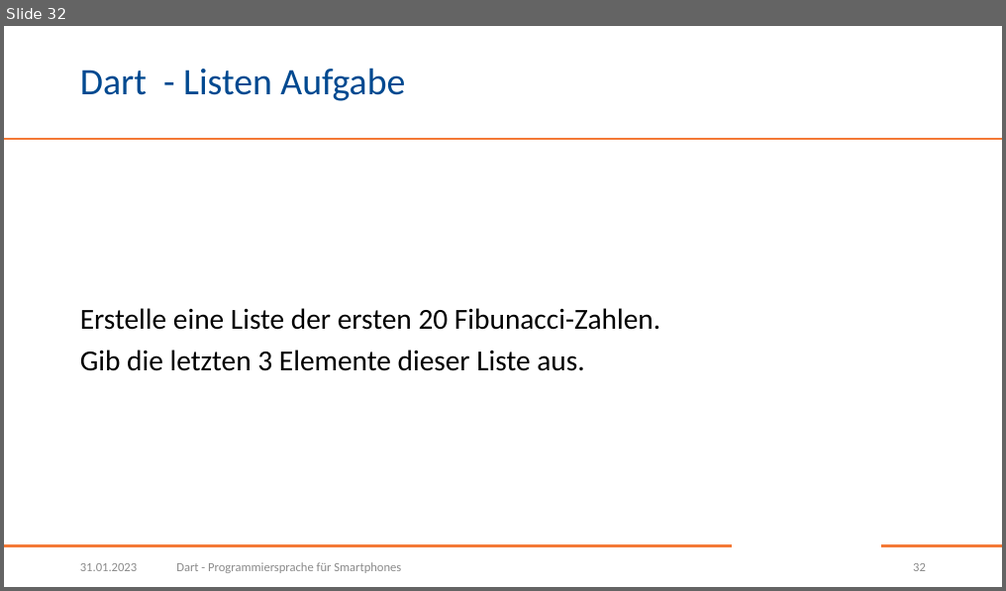
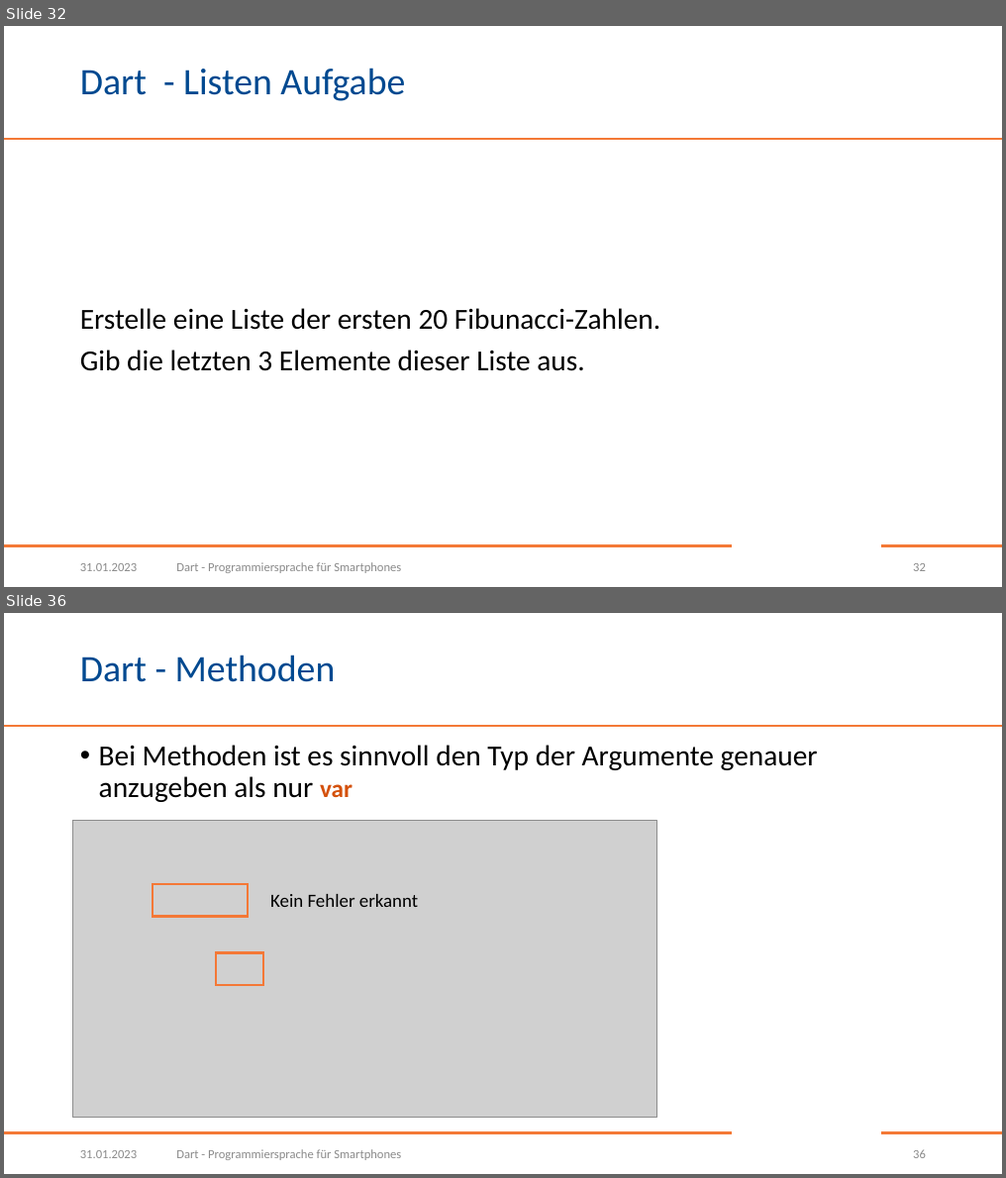
Before and after one commit to BogyMitutoyoCTL/DecisionMakingApp, a slide deck: presentations/Dart.pptx. Shown one above the other, each under a label of ours: slide 32 before the commit, slides 32 and 36 after it; the slides between them are not shown. The pictures are 1006x591 and 1006x1178 pixels, drawn with LibreOffice and Linux fonts; fonts in the diff are those of the drawing; grey boxes stand for pictures; background and template pictures are left out. Boxes give left, top, right and bottom in pixels: in the first picture for what was removed or moved away, otherwise in the second. Text is boxed around its words. In the diff, an @@ line names an element or a change of style, - is before the commit and + after.

```diff
--- a/presentations/Dart.pptx
+++ b/presentations/Dart.pptx
@@ slide 36 added at (4,613,1002,1174), background #FFFFFF; not listed: 3 template elements that a slide beside it also shows @@
@@ title added at (80,655,336,682), 36 pt, text #004990 @@
+Dart - Methoden
@@ text added at (99,745,818,802), 28 pt, text #000000 @@
+• Bei Methoden ist es sinnvoll den Typ der Argumente genauer anzugeben als nur var
@@ picture added at (73,820,657,1118) @@
@@ rectangle added at (152,884,249,917), outline #F47836 2.25 pt @@
@@ text added at (270,894,418,907), 18 pt, text #000000 @@
+Kein Fehler erkannt
@@ rectangle added at (216,953,263,985), outline #F47836 2.25 pt @@
@@ text added at (80,1151,137,1158), 12 pt, text #8C8C8C @@
+31.01.2023
@@ text added at (176,1150,401,1160), 12 pt, text #8C8C8C @@
+Dart - Programmiersprache für Smartphones
@@ page number added at (913,1150,926,1158), 12 pt, text #8C8C8C @@
+36
```
Also in this commit, not shown: 7 other slides added.
